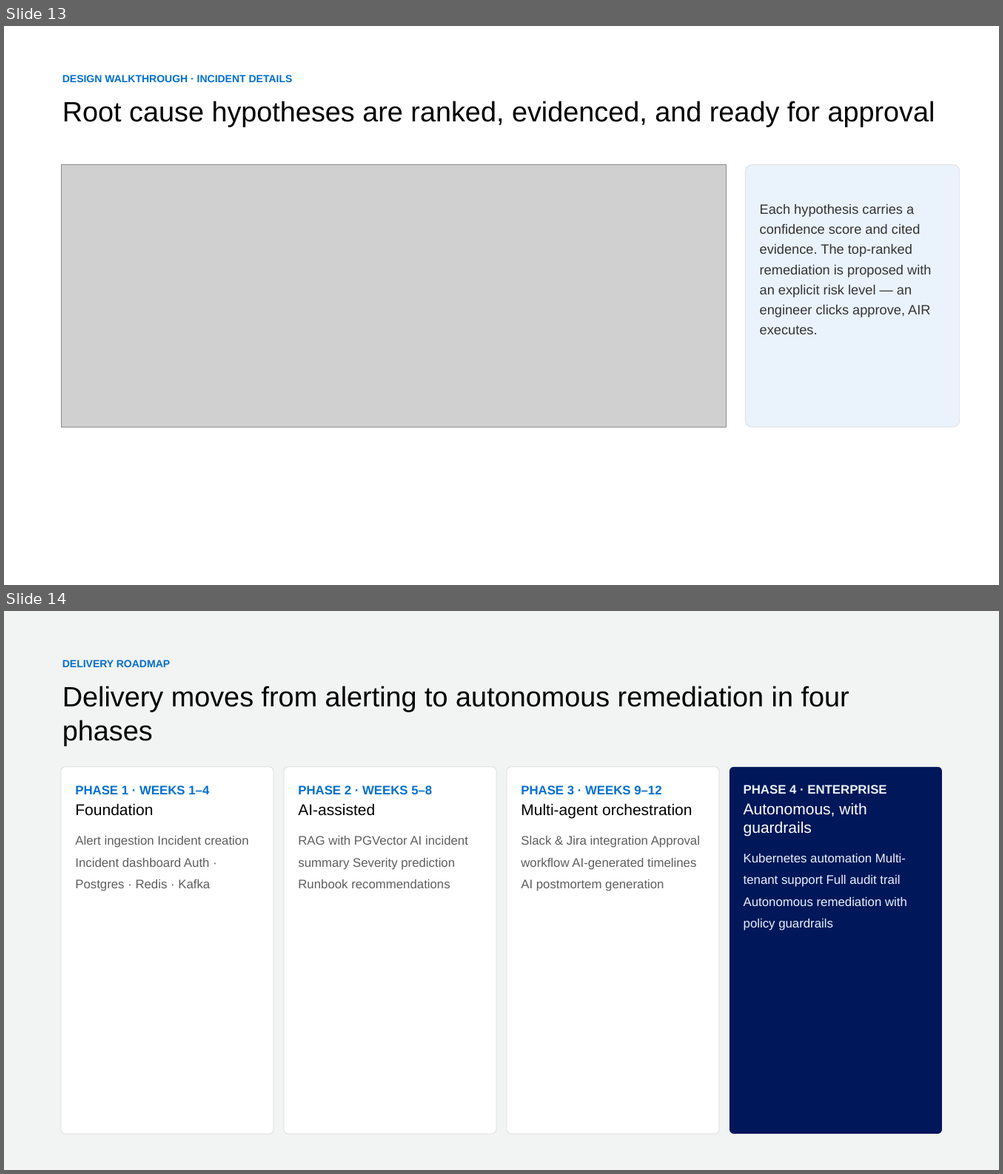
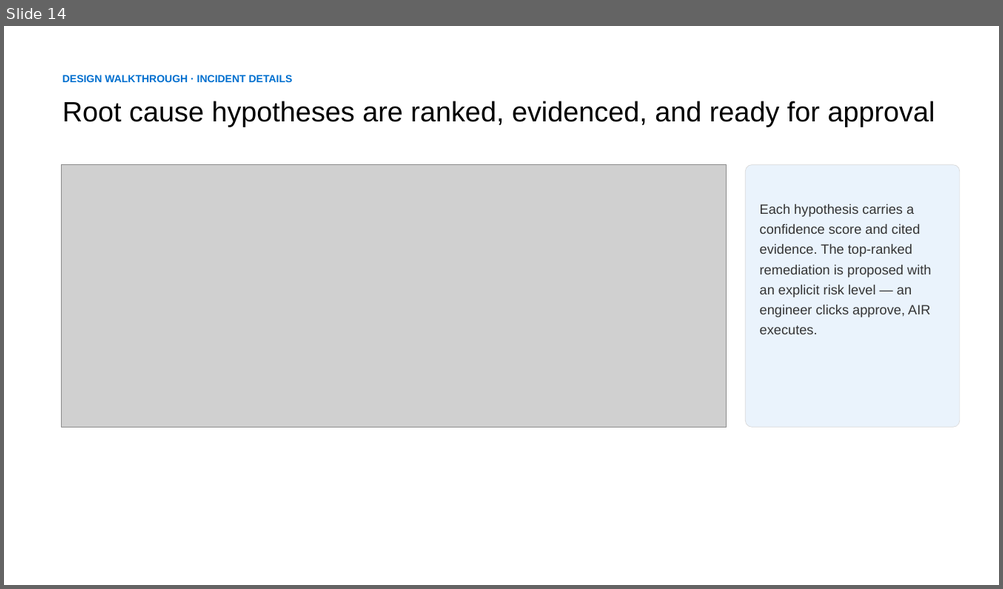
Before and after one commit to kathirvelarun/agentic-incident-response, a slide deck: agent-incident-backend/AIR_Product_Presentation.pptx. Shown one above the other, each under a label of ours: slides 13 and 14 before the commit, slide 14 after it. The pictures are 1003x1174 and 1003x589 pixels, drawn with LibreOffice and Linux fonts; fonts in the diff are those of the drawing; grey boxes stand for pictures. Boxes give left, top, right and bottom in pixels: in the first picture for what was removed or moved away, otherwise in the second. Text is boxed around its words. In the diff, an @@ line names an element or a change of style, - is before the commit and + after.

```diff
--- a/agent-incident-backend/AIR_Product_Presentation.pptx
+++ b/agent-incident-backend/AIR_Product_Presentation.pptx
@@ slide 14 removed at box(4, 611, 999, 1170), background #F2F3F3 @@
@@ text removed at box(62, 660, 170, 667) @@
-DELIVERY ROADMAP
@@ text removed at box(62, 686, 849, 746) @@
-Delivery moves from alerting to autonomous remediation in four phases
@@ rounded rectangle removed at box(61, 767, 273, 1134) @@
@@ text removed at box(75, 786, 209, 795) @@
-PHASE 1 · WEEKS 1–4
@@ rounded rectangle removed at box(284, 767, 496, 1134) @@
@@ text removed at box(298, 786, 432, 795) @@
-PHASE 2 · WEEKS 5–8
@@ rounded rectangle removed at box(506, 767, 719, 1134) @@
@@ text removed at box(521, 786, 661, 795) @@
-PHASE 3 · WEEKS 9–12
@@ rounded rectangle removed at box(729, 767, 942, 1134) @@
@@ text removed at box(743, 785, 886, 794) @@
-PHASE 4 · ENTERPRISE
@@ text removed at box(75, 803, 153, 816) @@
-Foundation
@@ text removed at box(298, 803, 375, 816) @@
-AI-assisted
@@ text removed at box(521, 803, 691, 818) @@
-Multi-agent orchestration
@@ text removed at box(743, 803, 866, 837) @@
-Autonomous, with guardrails
@@ text removed at box(75, 836, 249, 891) @@
-Alert ingestion Incident creation Incident dashboard Auth · Postgres · Redis · Kafka
@@ text removed at box(298, 836, 468, 889) @@
-RAG with PGVector AI incident summary Severity prediction Runbook recommendations
@@ text removed at box(521, 836, 700, 891) @@
-Slack & Jira integration Approval workflow AI-generated timelines AI postmortem generation
@@ text removed at box(743, 854, 907, 931) @@
-Kubernetes automation Multi-tenant support Full audit trail Autonomous remediation with policy guardrails
@@ what was slide 13 is now slide 14 @@
```
Also in this commit, not shown: 6 slides changed, 5 slides added, 1 other slide removed, 1 other file.
